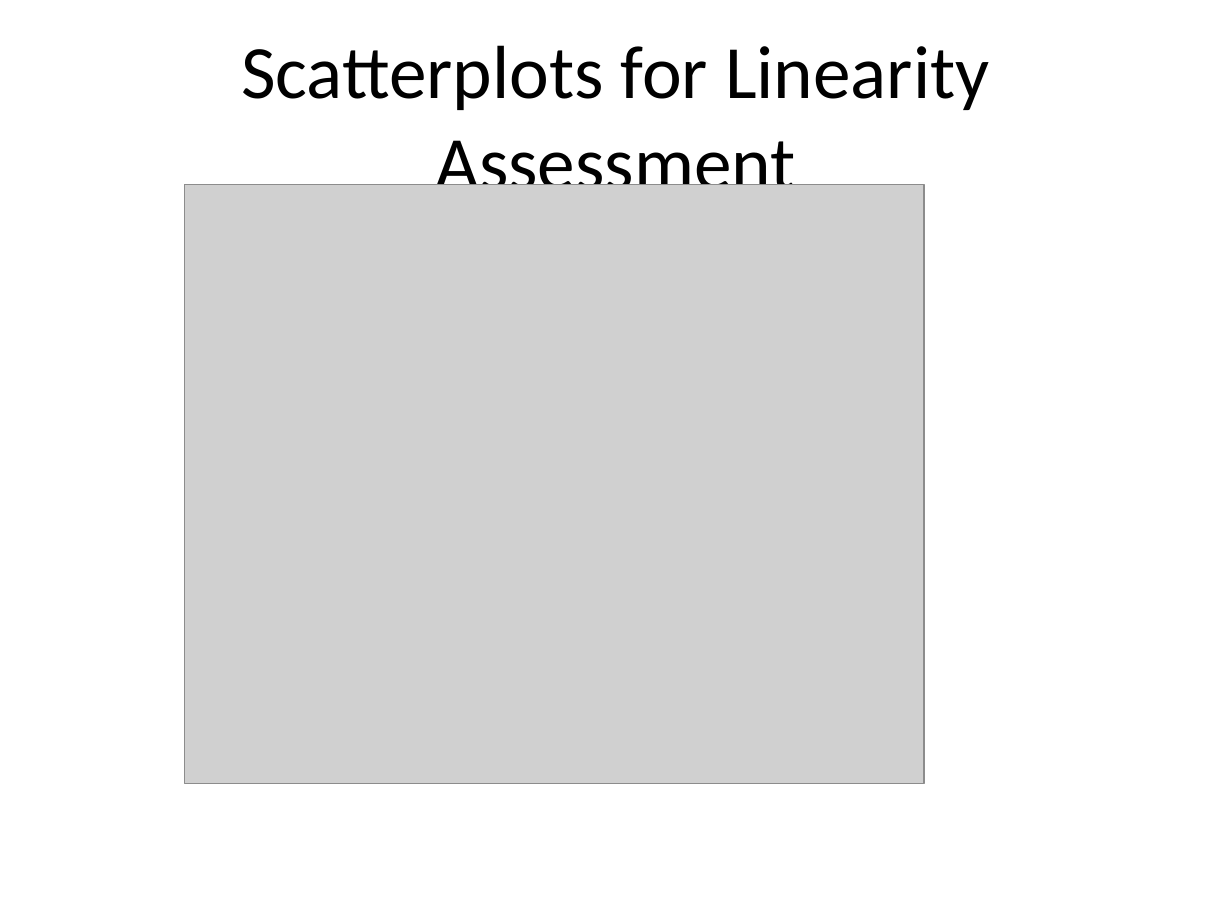
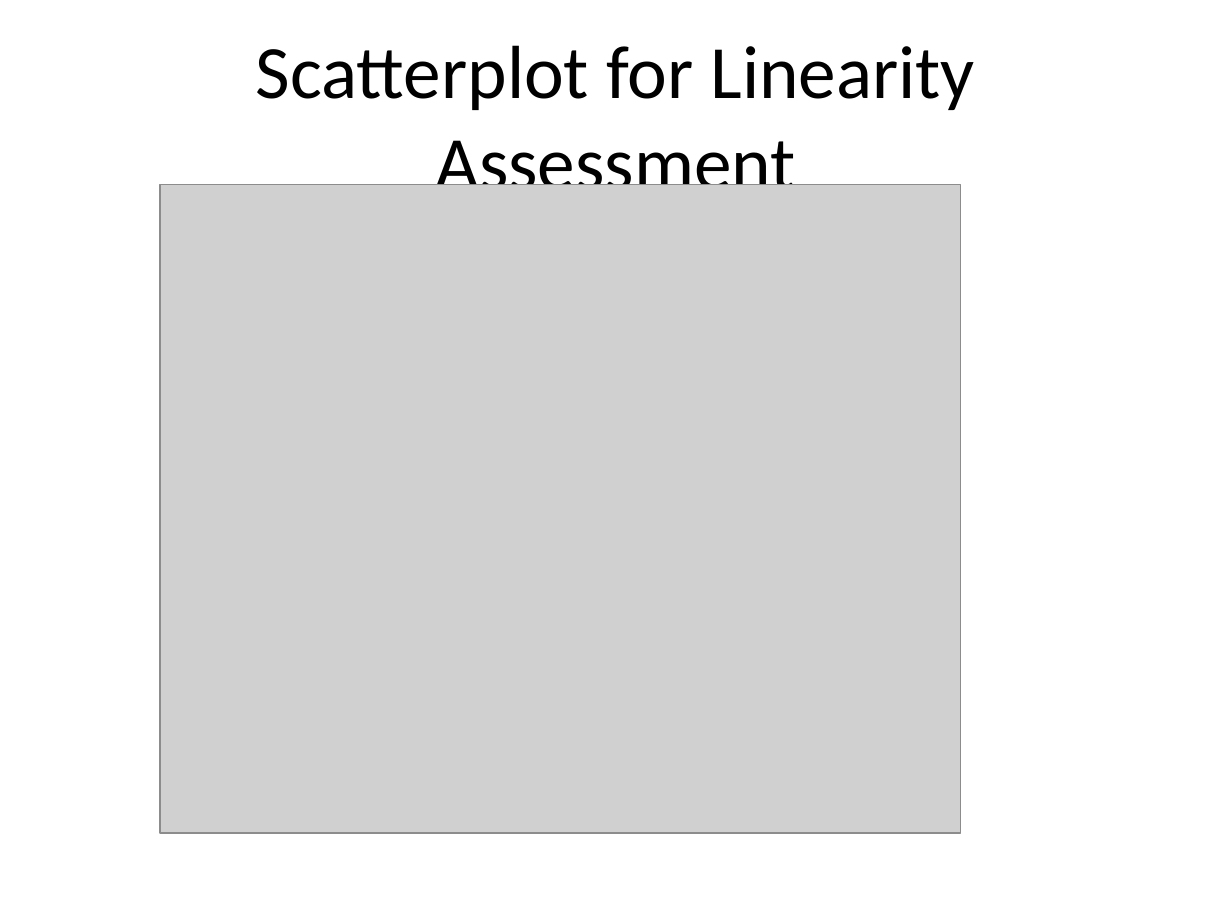
Before and after one commit to dustinpluta/STAT7630_Spring2026, a slide deck: slide 8 of Course_Notes/EDA_in_Regression.pptx (slide 3 before the commit). Drawn at 1232x924 pixels with LibreOffice and Linux fonts; fonts in the diff are those of the drawing; grey boxes stand for pictures. Boxes give left, top, right and bottom in pixels: in the first picture for what was removed or moved away, otherwise in the second. Text is boxed around its words. In the diff, an @@ line names an element or a change of style, - is before the commit and + after.

```diff
--- a/Course_Notes/EDA_in_Regression.pptx
+++ b/Course_Notes/EDA_in_Regression.pptx
@@ title at (x1=256, y1=45, x2=975, y2=207): text changed @@
-Scatterplots for Linearity Assessment
+Scatterplot for Linearity Assessment
@@ picture resized from (x1=185, y1=185, x2=924, y2=784) to (x1=160, y1=185, x2=961, y2=833) @@
```
Also in this commit, not shown: 6 other slides changed, 10 slides added.
